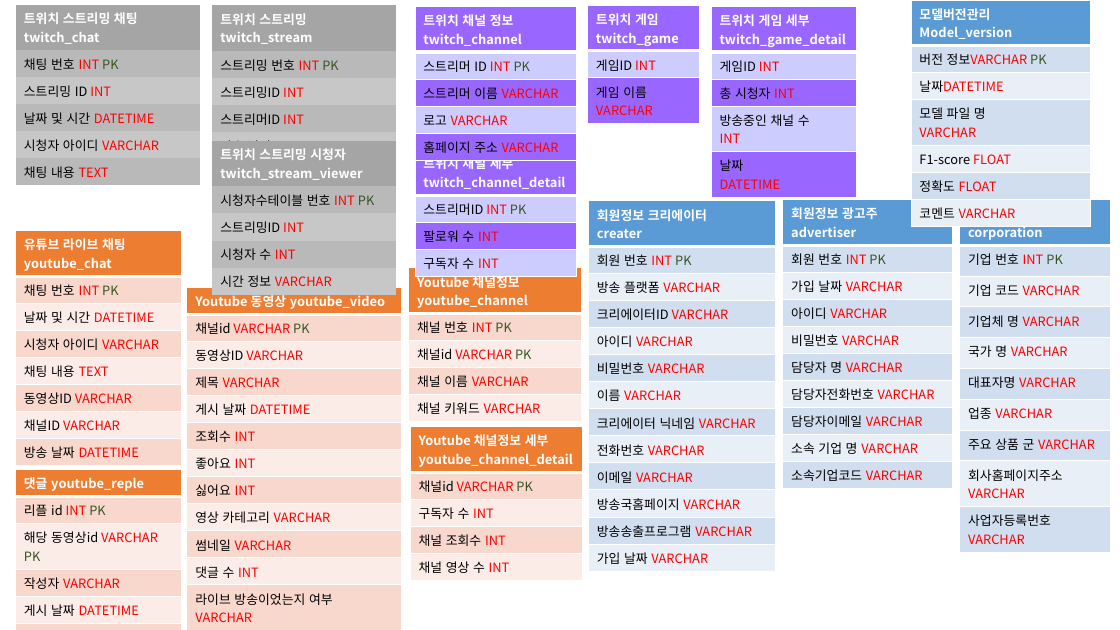
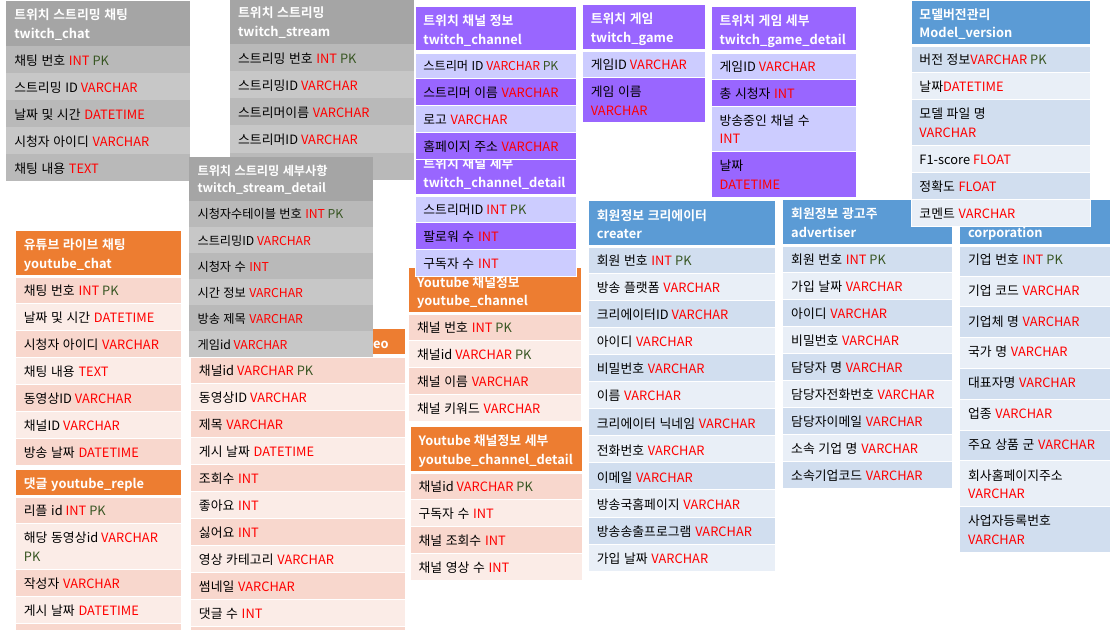
Before and after one commit to chanuuuuu/OnAD_project, a slide deck: slide 1 of docs/6_데이터매핑정의서/DB설계도면.pptx. Drawn at 1120x630 pixels with LibreOffice and Linux fonts; fonts in the diff are those of the drawing. Boxes give left, top, right and bottom in pixels: in the first picture for what was removed or moved away, otherwise in the second. Text is boxed around its words. In the diff, an @@ line names an element or a change of style, - is before the commit and + after.

```diff
--- a/docs/6_데이터매핑정의서/DB설계도면.pptx
+++ b/docs/6_데이터매핑정의서/DB설계도면.pptx
@@ table at box(6, 1, 190, 254) @@
-row 3, column 1: 스트리밍 ID INT
+row 3, column 1: 스트리밍 ID VARCHAR
@@ table: place and size @@
-table at box(15, 4, 199, 182)
+table at box(6, 1, 190, 254)
@@ table at box(229, 0, 413, 180) @@
-row 3: 스트리밍ID INT
-row 4: 스트리머ID INT
+row 3: 스트리밍ID VARCHAR
+row 4: 스트리머이름 VARCHAR
+row 5: 스트리머ID VARCHAR
@@ table: place and size @@
-table at box(212, 5, 396, 159)
+table at box(229, 0, 413, 180)
@@ table at box(415, 7, 577, 156) @@
-row 2, column 1: 스트리머 ID INT PK
+row 2, column 1: 스트리머 ID VARCHAR PK
@@ table at box(582, 4, 706, 119) @@
-row 2, column 1: 게임ID INT
+row 2, column 1: 게임ID VARCHAR
@@ table: place and size @@
-table at box(588, 5, 701, 119)
+table at box(582, 4, 706, 119)
@@ table at box(712, 7, 857, 193) @@
-row 2, column 1: 게임ID INT
+row 2, column 1: 게임ID VARCHAR
@@ table at box(189, 157, 373, 354) @@
-row 1, column 1: 트위치 스트리밍 시청자 twitch_stream_viewer
+row 1, column 1: 트위치 스트리밍 세부사항 twitch_stream_detail
-row 3, column 1: 스트리밍ID INT
+row 3, column 1: 스트리밍ID VARCHAR
+row 6: 방송 제목 VARCHAR
+row 7: 게임id VARCHAR
@@ table: place and size @@
-table at box(212, 141, 396, 337)
+table at box(189, 157, 373, 354)
@@ table: place and size @@
-table at box(187, 287, 402, 626)
+table at box(191, 329, 405, 630)
```
Also in this commit, not shown: 18 other files.
